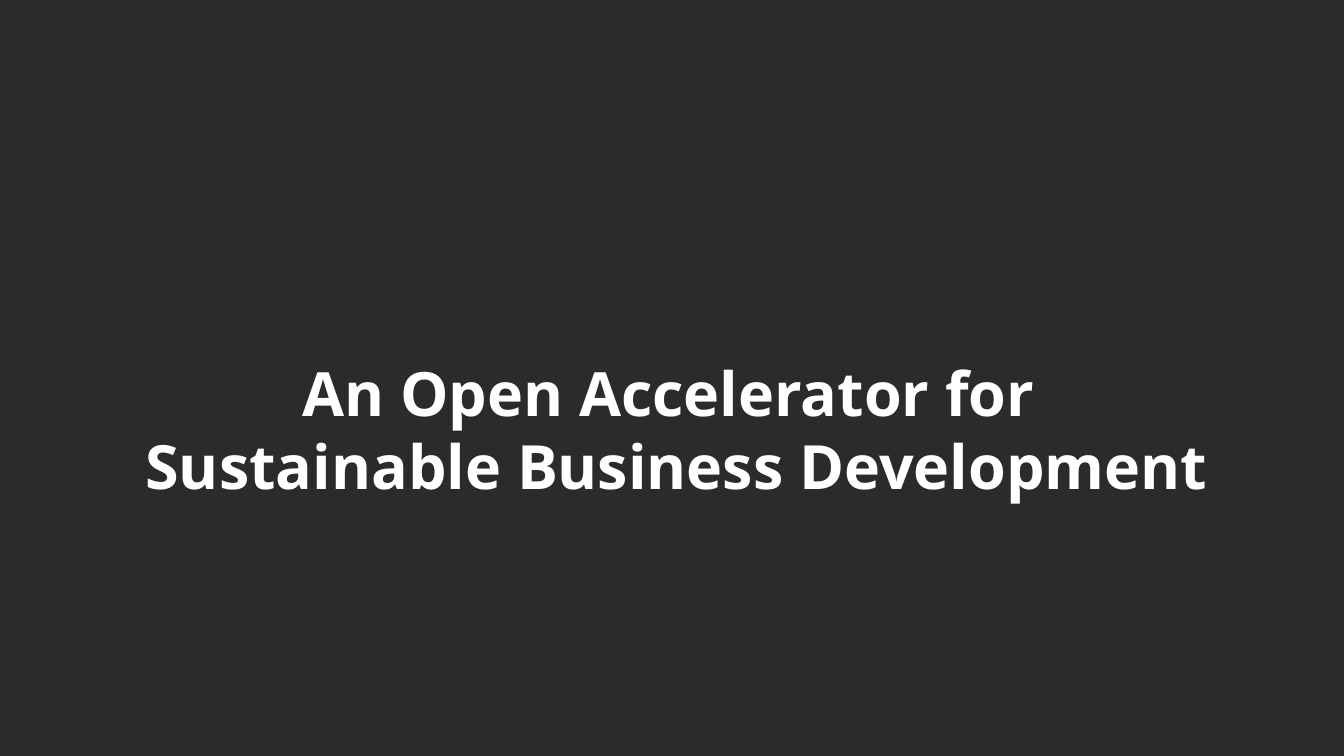
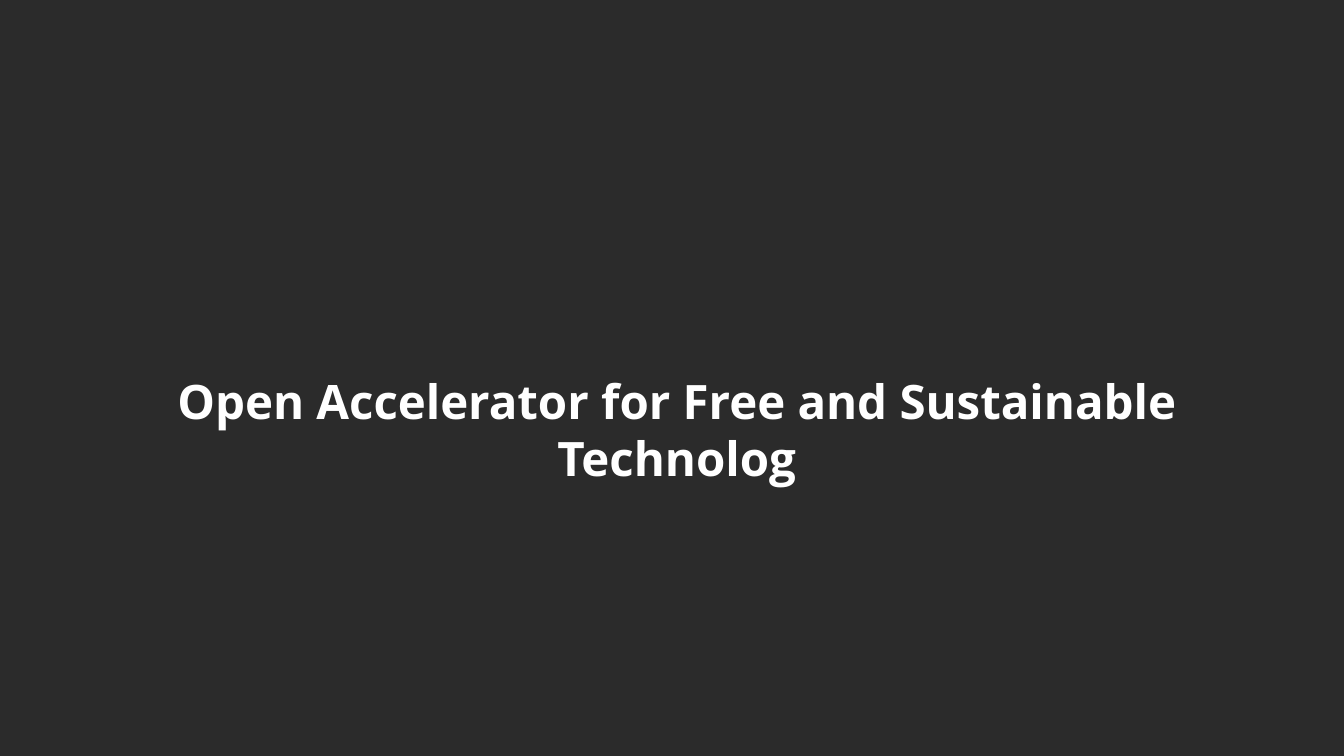
Before and after one commit to protontypes/documents, a slide deck: slide 1 of slides/protontypes_pitch_slides.odp. Drawn at 1344x756 pixels with LibreOffice and Linux fonts; fonts in the diff are those of the drawing; background and template pictures are left out; a plain dark background stands for a picture behind light text. Boxes give left, top, right and bottom in pixels: in the first picture for what was removed or moved away, otherwise in the second. Text is boxed around its words. In the diff, an @@ line names an element or a change of style, - is before the commit and + after.

```diff
--- a/slides/protontypes_pitch_slides.odp
+++ b/slides/protontypes_pitch_slides.odp
@@ title at (x1=177, y1=382, x2=1177, y2=488): text changed; size 36 to 28 pt @@
-An Open Accelerator for
-Sustainable Business Development
+Open Accelerator for Free and Sustainable Technolog
```
Also in this commit, not shown: 1 slide added, 2 slides removed, 2 other files.
